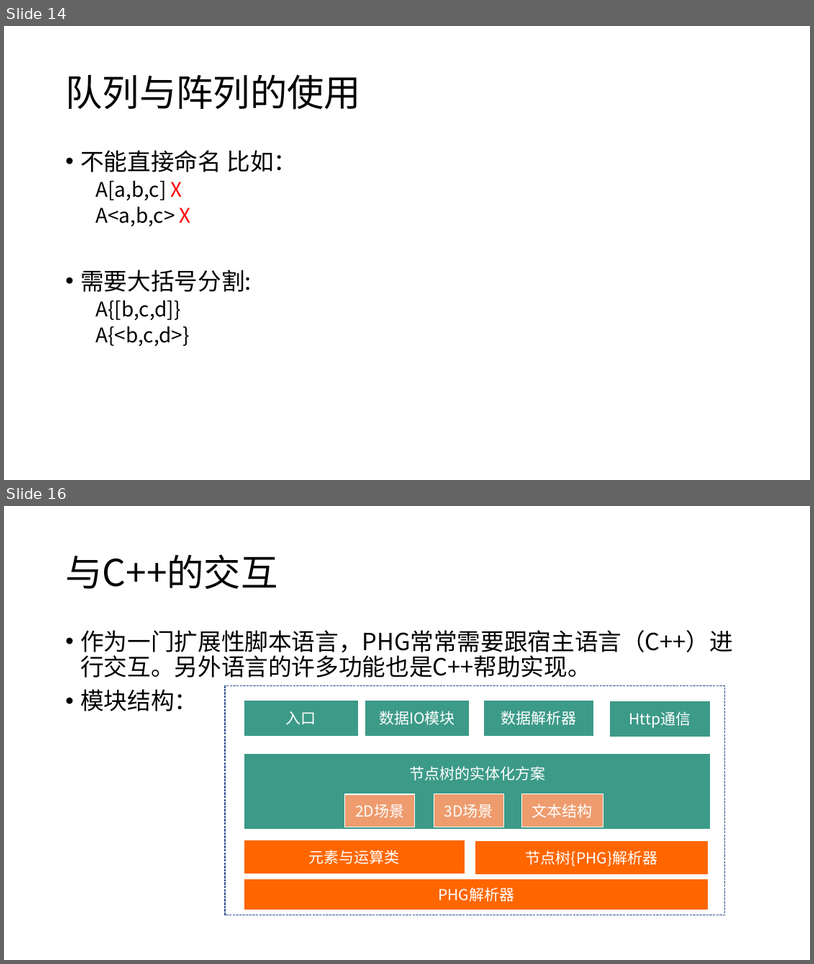
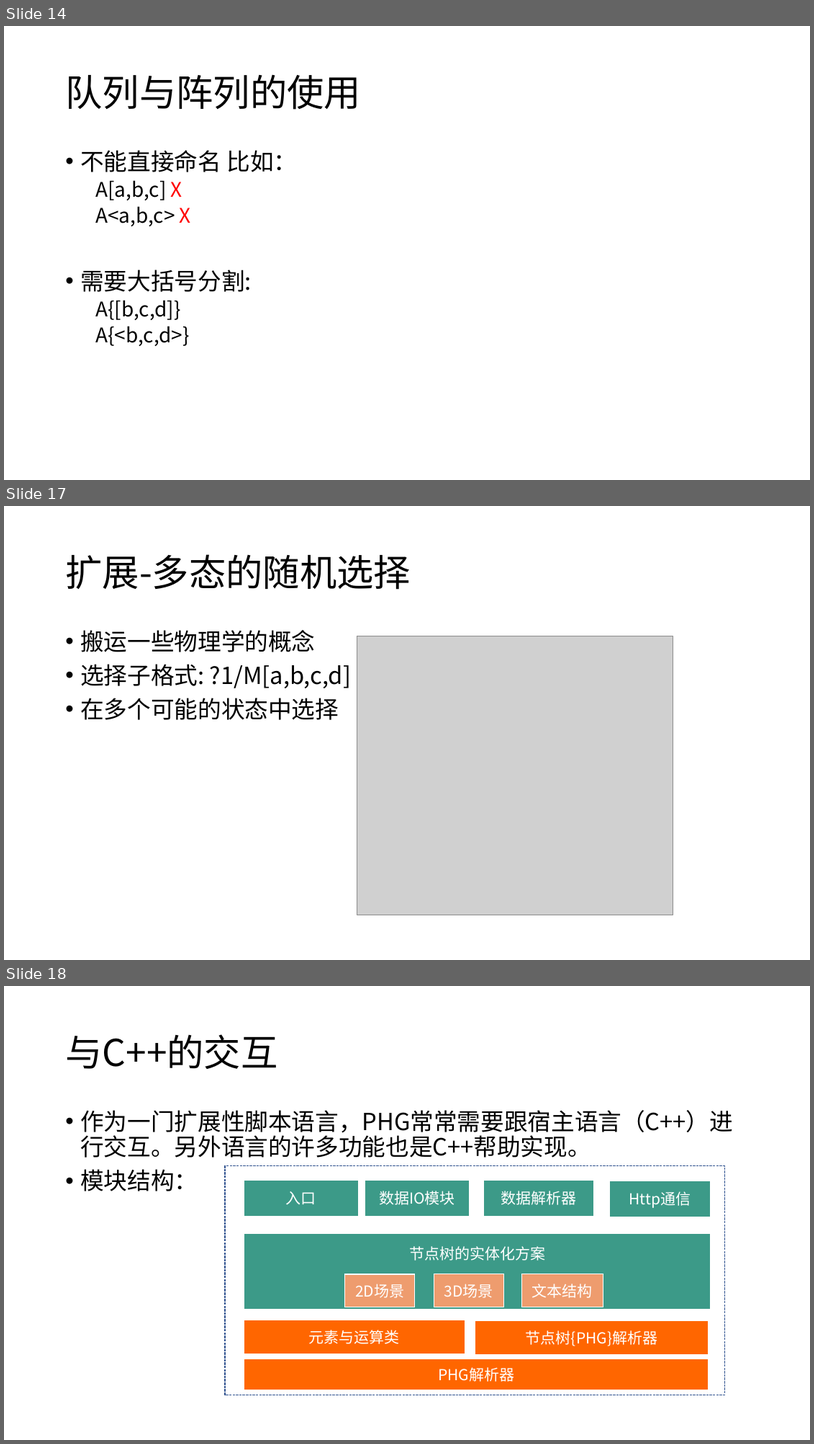
Before and after one commit to panguojun/.PHG., a slide deck: PHG语法手册.pptx. Shown one above the other, each under a label of ours: slides 14 and 16 before the commit, slides 14, 17 and 18 after it; the slides between them are not shown. The pictures are 814x964 and 814x1444 pixels, drawn with LibreOffice and Linux fonts; fonts in the diff are those of the drawing; grey boxes stand for pictures. Boxes give left, top, right and bottom in pixels: in the first picture for what was removed or moved away, otherwise in the second. Text is boxed around its words. In the diff, an @@ line names an element or a change of style, - is before the commit and + after.

```diff
--- a/PHG语法手册.pptx
+++ b/PHG语法手册.pptx
@@ slide 17 added at <box>4,506,810,960</box>, background #FFFFFF @@
@@ title added at <box>65,554,411,590</box>, 44 pt, text #000000 @@
+扩展-多态的随机选择
@@ text added at <box>80,630,351,720</box>, 28 pt, text #000000 @@
+• 搬运一些物理学的概念
+• 选择子格式: ?1/M[a,b,c,d]
+• 在多个可能的状态中选择
@@ picture added at <box>358,636,673,915</box> @@
@@ what was slide 16 is now slide 18 @@
```
Also in this commit, not shown: 4 slides changed, 1 other slide added, 4 other files.
